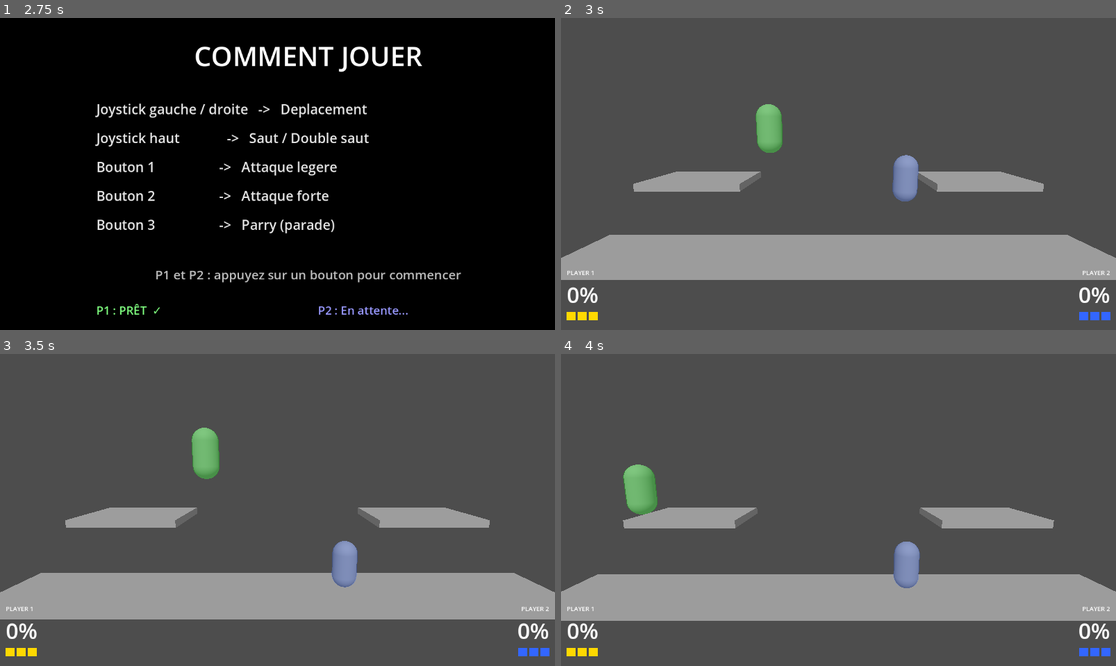
Above: before the commit, frames 1-4 (two rows, left to right).
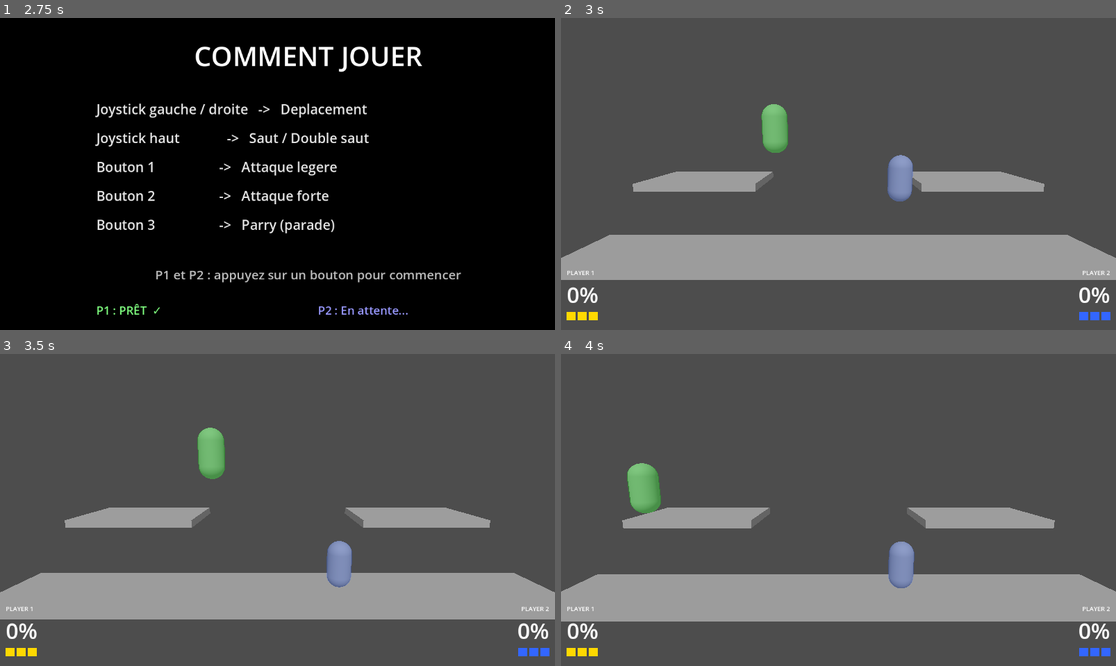
Above: after the commit, the same moments.

Repository: jesuisviko/SmashArcade
Game: Godot game, scene res://scenes/ui/how_to_play.tscn
Two runs of this game, one before a commit and one after it. Both use one fixed random seed, a clock stepped at 60 frames per second and the inputs below. This scene is started directly instead of the project's main scene.
Inputs:
- Up to frame 1 (2.75 s): tap Enter at 0.5, 2 s; hold D (p1_right) 0.53-1.28 s; tap E (p1_attack_light) at 0.6 s; tap Space (p1_parry) at 1.25, 2.1 s; hold S (p1_down) 1.28-2.03 s; tap R (p1_attack_strong) at 1.35 s; hold D (p1_right) from 2.03 s (still down)
- Up to frame 2 (3 s): tap Space (p1_parry) at 2.75 s; release D (p1_right) at 2.78 s; hold W (p1_up) from 2.78 s (still down); tap Keypad 1 (p2_attack_light) at 2.85 s
- Up to frame 3 (3.5 s): keep holding W (p1_up)
- Up to frame 4 (4 s): release W (p1_up) at 3.53 s; hold A (p1_left) from 3.53 s (still down); tap Keypad 2 (p2_attack_strong) at 3.6 s

Frame 1 is identical in both runs. In frame 2, 1.0% of the frame differs, in the area x 12-88%, y 27-59%; in frame 3, 1.1%; in frame 4, 1.2%, in the area x 0-100%, y 34-86%.

Commit message:
fix : léger ajustement
léger ajustement de la platteforme, qui me semble bien pour l'instant.

Diff:
--- a/scenes/map/map_01.tscn
+++ b/scenes/map/map_01.tscn
@@ -9,10 +9,10 @@
 size = Vector3(16, 0.5, 2)
 
 [sub_resource type="BoxMesh" id="Mesh_side"]
-size = Vector3(2.8, 0.2, 2)
+size = Vector3(3.22, 0.2, 2)
 
 [sub_resource type="BoxShape3D" id="Shape_side"]
-size = Vector3(2.8, 0.2, 2)
+size = Vector3(3.22, 0.2, 2)
 
 [sub_resource type="BoxShape3D" id="Zone_H"]
 size = Vector3(40, 4, 10)
@@ -48,7 +48,7 @@
 shape = SubResource("Shape_main")
 
 [node name="LeftPlatform" type="StaticBody3D" parent="."]
-transform = Transform3D(1, 0, 0, 0, 1, 0, 0, 0, 1, -4, 2.4, 0)
+transform = Transform3D(1, 0, 0, 0, 1, 0, 0, 0, 1, -3.8, 2.4, 0)
 collision_layer = 2
 collision_mask = 0
 
@@ -59,7 +59,7 @@
 shape = SubResource("Shape_side")
 
 [node name="RightPlatform" type="StaticBody3D" parent="."]
-transform = Transform3D(1, 0, 0, 0, 1, 0, 0, 0, 1, 4, 2.4, 0)
+transform = Transform3D(1, 0, 0, 0, 1, 0, 0, 0, 1, 3.8, 2.4, 0)
 collision_layer = 2
 collision_mask = 0
 
